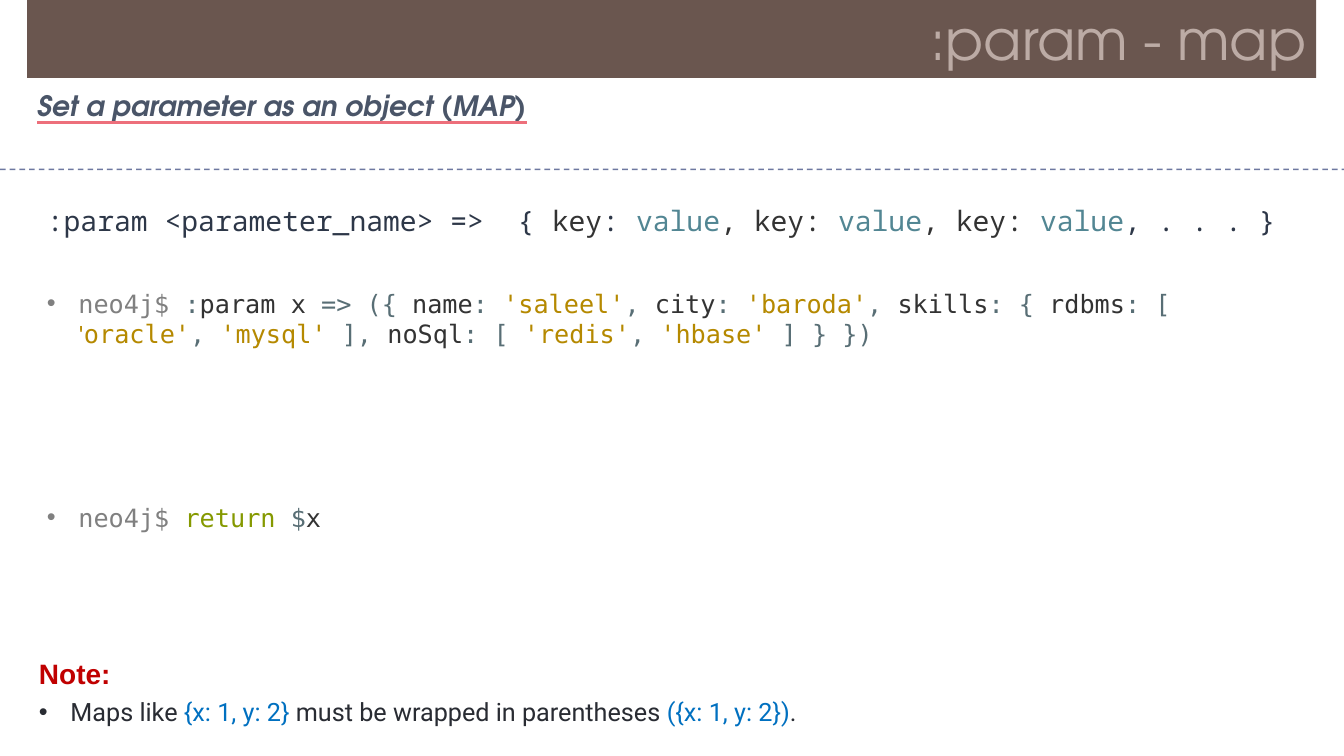
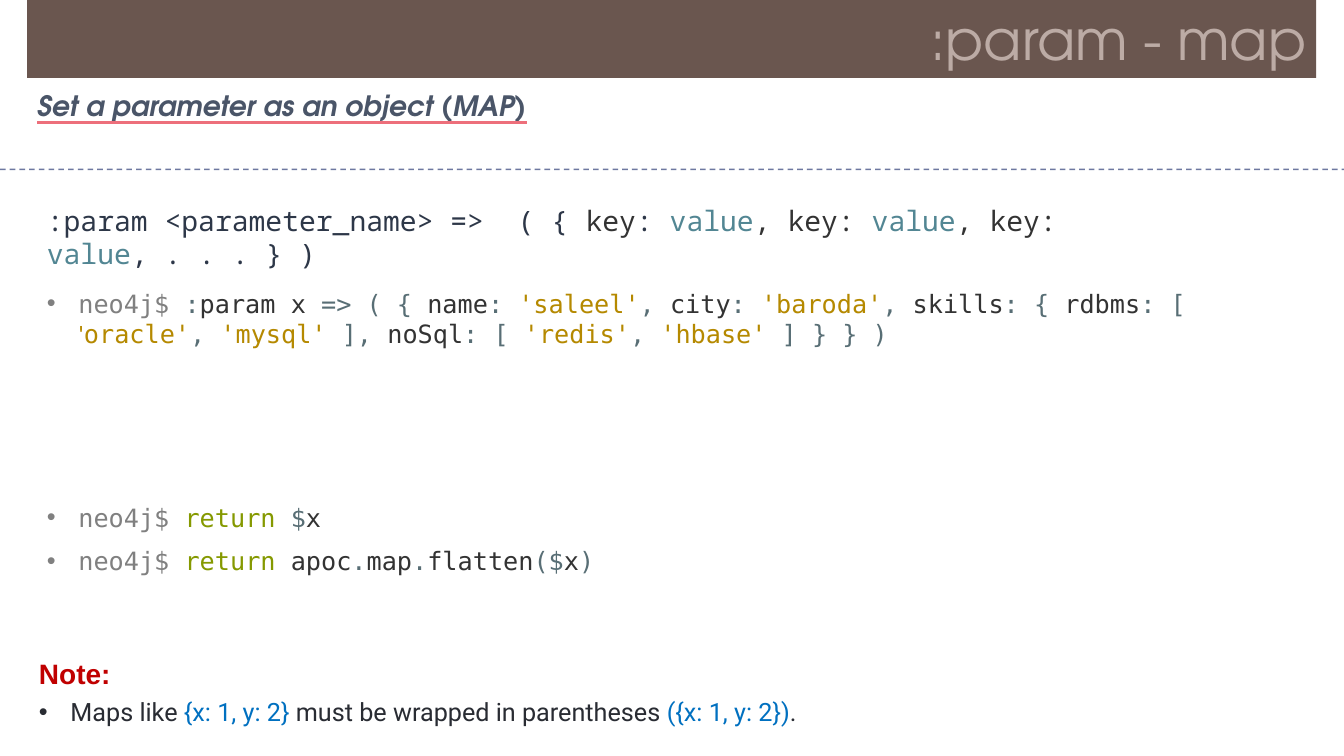
Before and after one commit to Saleel-Bagde/PPT-s, a slide deck: slide 34 of Neo4j.pptx. Drawn at 1344x756 pixels with LibreOffice and Linux fonts; fonts in the diff are those of the drawing. Boxes give left, top, right and bottom in pixels: in the first picture for what was removed or moved away, otherwise in the second. Text is boxed around its words. In the diff, an @@ line names an element or a change of style, - is before the commit and + after.

```diff
--- a/Neo4j.pptx
+++ b/Neo4j.pptx
@@ text at (x1=47, y1=209, x2=1057, y2=238): text changed @@
-:param <parameter_name> => { key: value, key: value, key: value, . . . }
+:param <parameter_name> => ( { key: value, key: value, key: value, . . . } )
@@ text at (x1=78, y1=293, x2=1155, y2=349): spaces changed @@
-• neo4j$ :param x => ({ name: 'saleel', city: 'baroda', skills: { rdbms: [ 'oracle', 'mysql' ], noSql: [ 'redis', 'hbase' ] } })
+• neo4j$ :param x => ( { name: 'saleel', city: 'baroda', skills: { rdbms: [ 'oracle', 'mysql' ], noSql: [ 'redis', 'hbase' ] } } )
@@ text at (x1=78, y1=550, x2=594, y2=576): paragraph added @@
+• neo4j$ return apoc.map.flatten($x)
```
Also in this commit, not shown: 5 other slides changed, 1 slide added.
